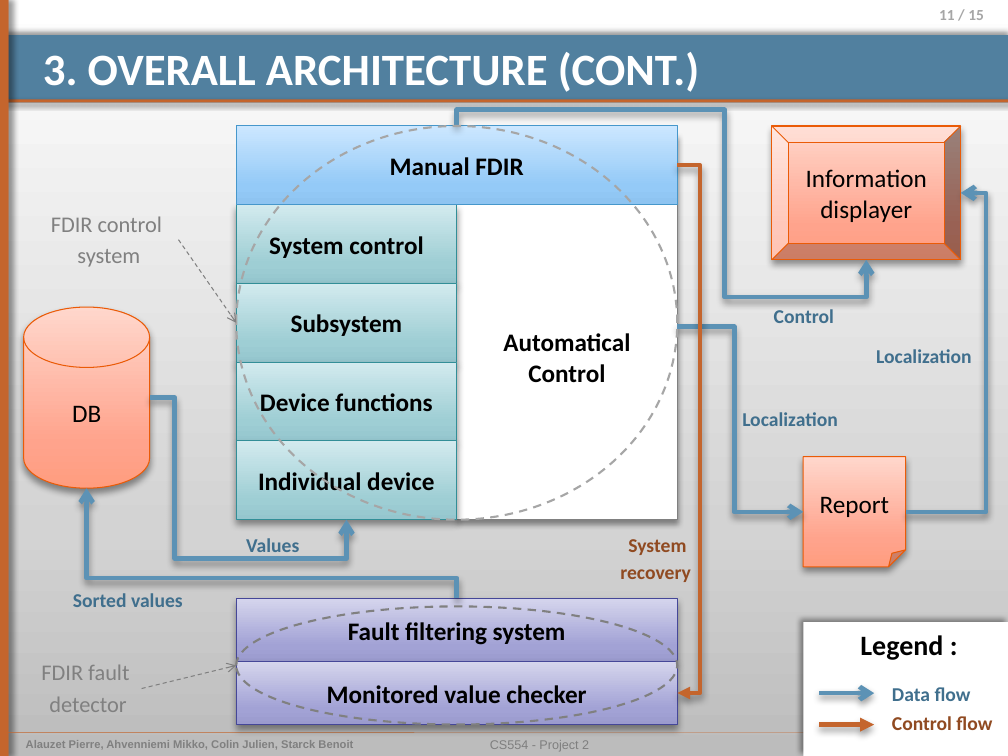
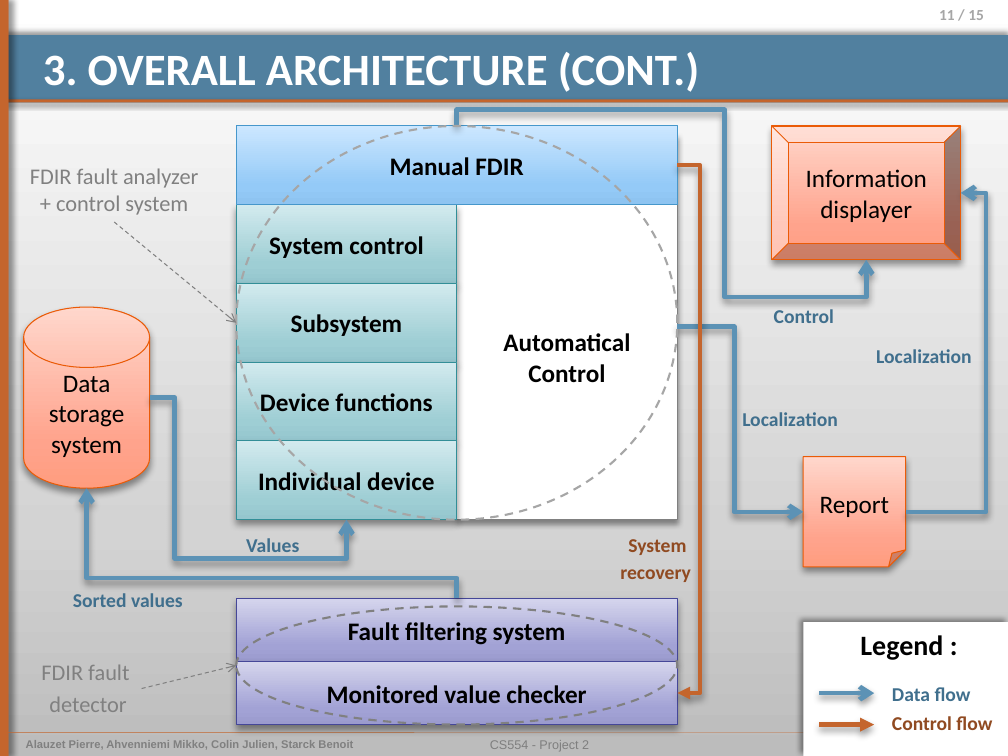
Before and after one commit to pierrealauzet/euroteam, a slide deck: slide 11 of Project 2/Part1/CS554_EuroTeam_Project2_OP4.pptx. Drawn at 1008x756 pixels with LibreOffice and Linux fonts; fonts in the diff are those of the drawing. Boxes give left, top, right and bottom in pixels: in the first picture for what was removed or moved away, otherwise in the second. Text is boxed around its words. In the diff, an @@ line names an element or a change of style, - is before the commit and + after.

```diff
--- a/Project 2/Part1/CS554_EuroTeam_Project2_OP4.pptx
+++ b/Project 2/Part1/CS554_EuroTeam_Project2_OP4.pptx
@@ text at box(30, 168, 198, 215): text changed @@
-FDIR control
-system
+FDIR fault analyzer + control system
@@ arrow moved from (178, 240) - (236, 323) to (114, 222) - (236, 323) @@
@@ text in cylinder at box(49, 375, 124, 457): text changed @@
-DB
+Data storage system
```
Also in this commit, not shown: 3 other slides changed, 4 other files.
